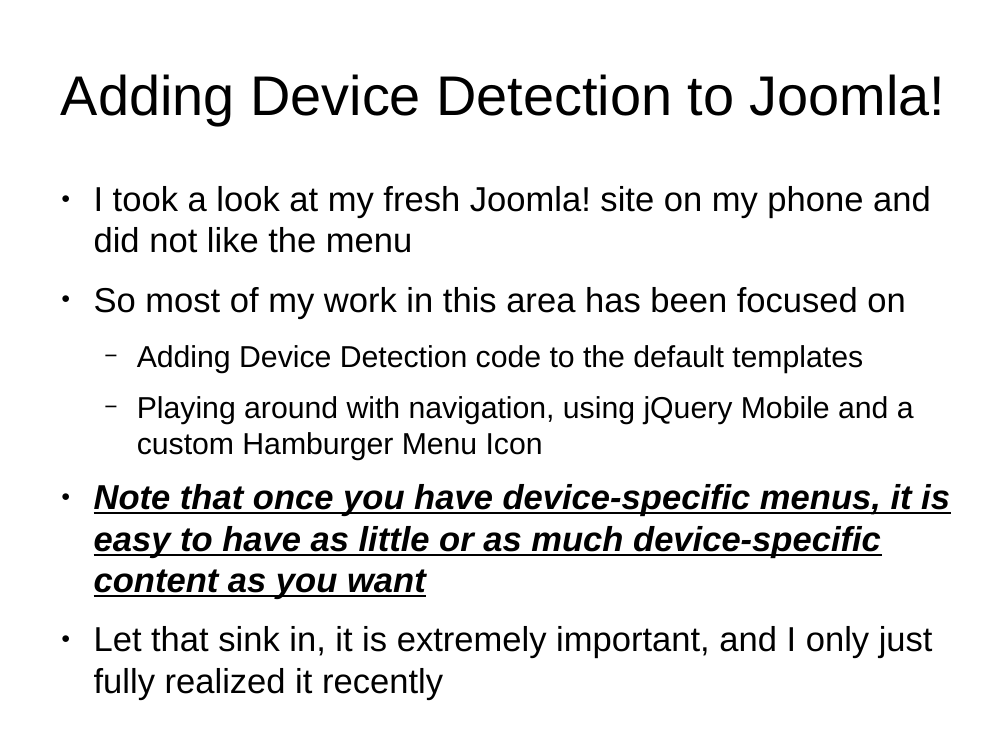
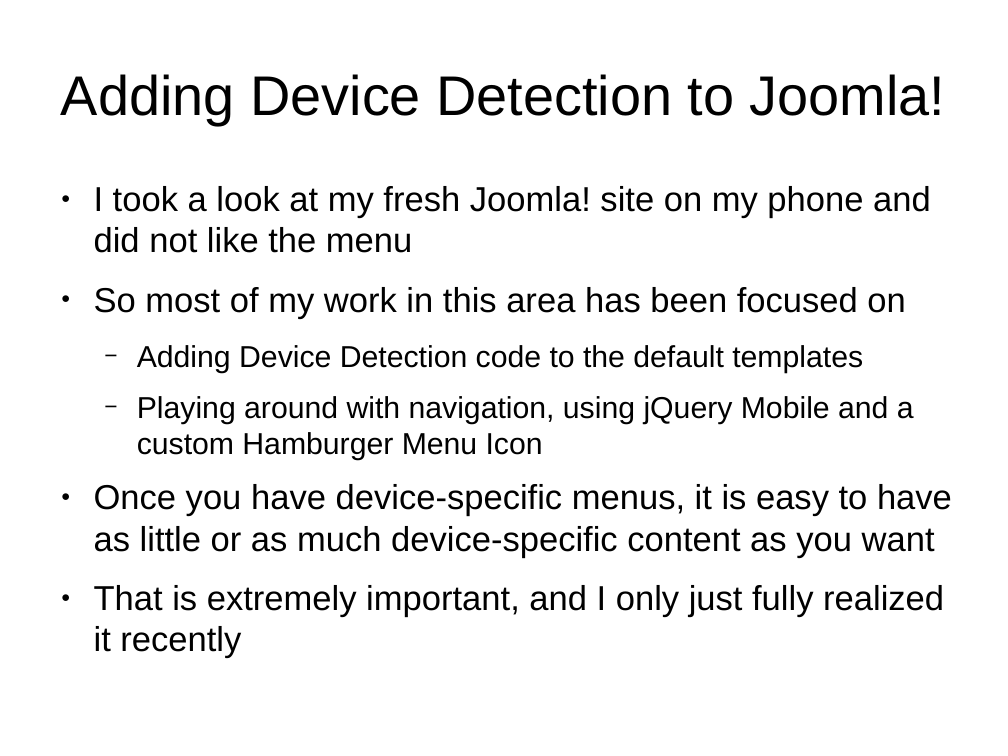
Before and after one commit to tomwhartung/jmws_accoutrements, a slide deck: slide 12 of presentations/2015_09-Joomla/Device_Detection-In_Protostar_and_Beez3.odp. Drawn at 1008x756 pixels with LibreOffice and Linux fonts; fonts in the diff are those of the drawing. Boxes give left, top, right and bottom in pixels: in the first picture for what was removed or moved away, otherwise in the second. Text is boxed around its words. In the diff, an @@ line names an element or a change of style, - is before the commit and + after.

```diff
--- a/presentations/2015_09-Joomla/Device_Detection-In_Protostar_and_Beez3.odp
+++ b/presentations/2015_09-Joomla/Device_Detection-In_Protostar_and_Beez3.odp
@@ text at [94, 484, 952, 617]: text changed; bold off; italic off @@
-● Note that once you have device-specific menus, it is easy to have as little or as much device-specific content as you want
-● Let that sink in, it is extremely important, and I only just fully realized it recently
+● Once you have device-specific menus, it is easy to have as little or as much device-specific content as you want
+● That is extremely important, and I only just fully realized it recently
```
Also in this commit, not shown: 15 other slides changed, 2 slides added, 1 slide removed.
